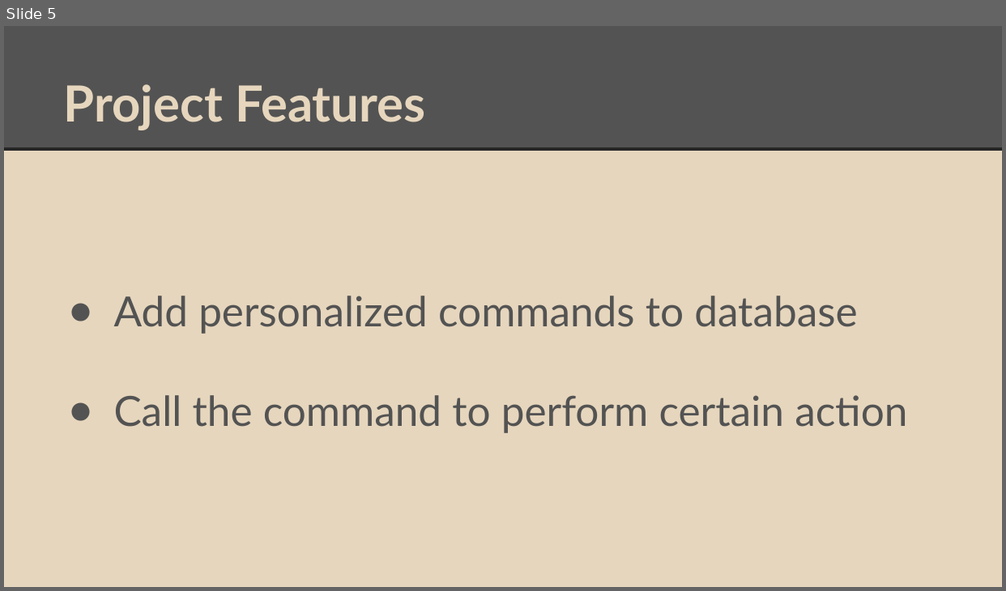
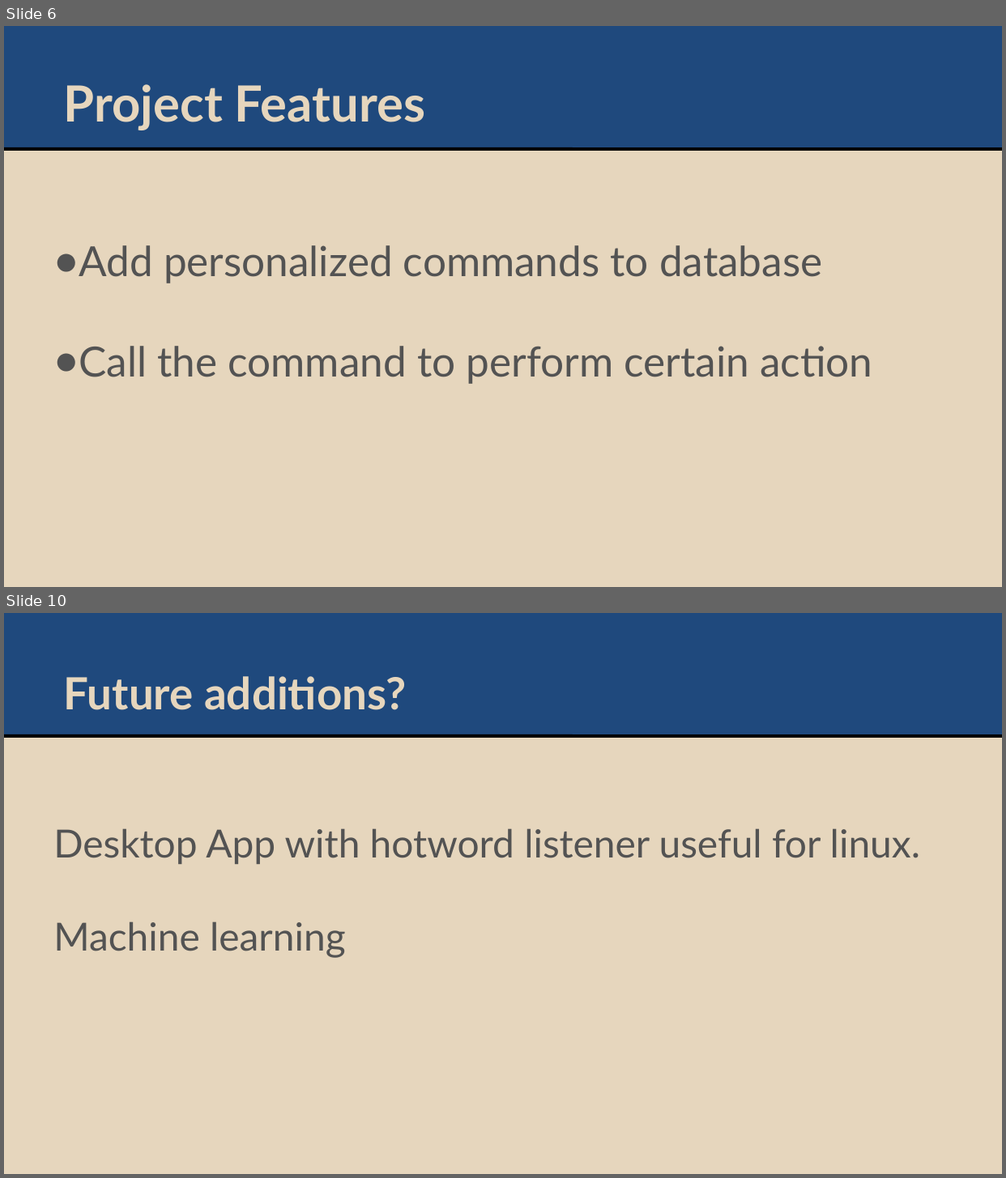
Before and after one commit to paritosh-gupta/AI_valet_CS-275-drexel, a slide deck: CS275-Projcet.pptx. Shown one above the other, each under a label of ours: slide 5 before the commit, slides 6 and 10 after it; the slides between them are not shown. The pictures are 1006x591 and 1006x1178 pixels, drawn with LibreOffice and Linux fonts; fonts in the diff are those of the drawing. Boxes give left, top, right and bottom in pixels: in the first picture for what was removed or moved away, otherwise in the second. Text is boxed around its words. In the diff, an @@ line names an element or a change of style, - is before the commit and + after.

```diff
--- a/CS275-Projcet.pptx
+++ b/CS275-Projcet.pptx
@@ slide 10 added at [4, 613, 1002, 1174], background #E6D6BD; not listed: 2 template elements that a slide beside it also shows @@
@@ text added at [64, 676, 407, 710], 32 pt, text #E6D6BD, bold @@
+Future additions?
@@ text added at [53, 828, 920, 958], 28 pt, text #535353 @@
+Desktop App with hotword listener useful for linux.
+Machine learning
@@ what was slide 5 is now slide 6 @@
@@ slide 6 changed as well @@
@@ rectangle at [4, 26, 1002, 149]: fill #535353 to #1F497D @@
@@ line (4, 149) - (1002, 149): stroke #262626 2.25 pt to #000000 2.24 pt @@
@@ text "Add personalized commands to database": place and size @@
-text "Add personalized commands to database" at [114, 296, 907, 433]
+text "Add personalized commands to database" at [79, 246, 872, 384]
@@ text "Add personalized commands to database" at [79, 246, 872, 384]: indent changed @@
```
Also in this commit, not shown: 6 other slides changed, 3 other slides added, 1 other file.
